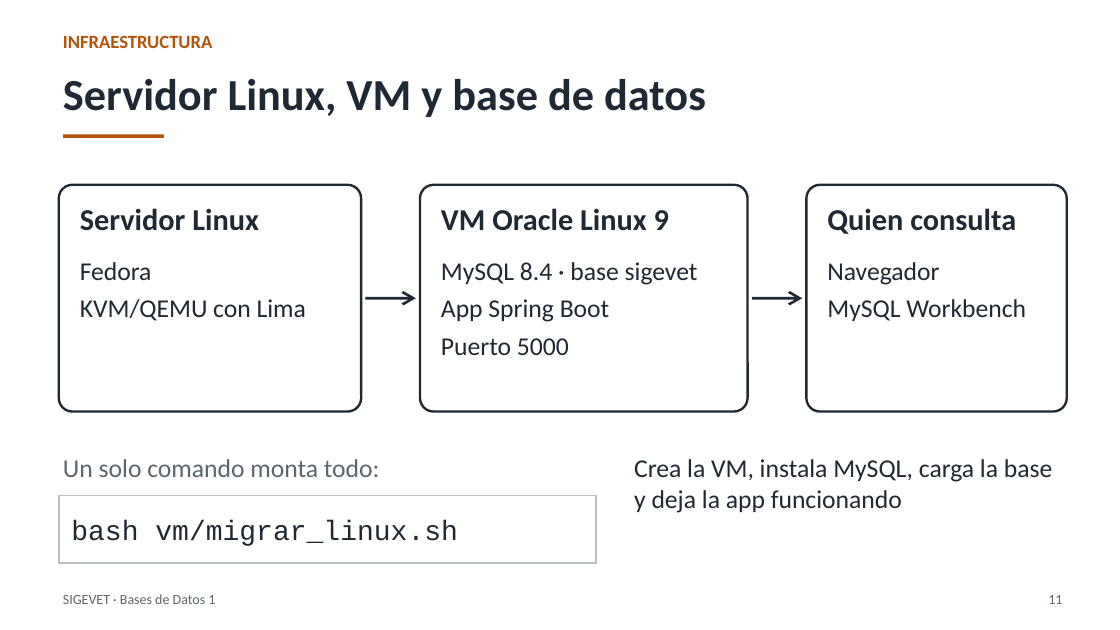
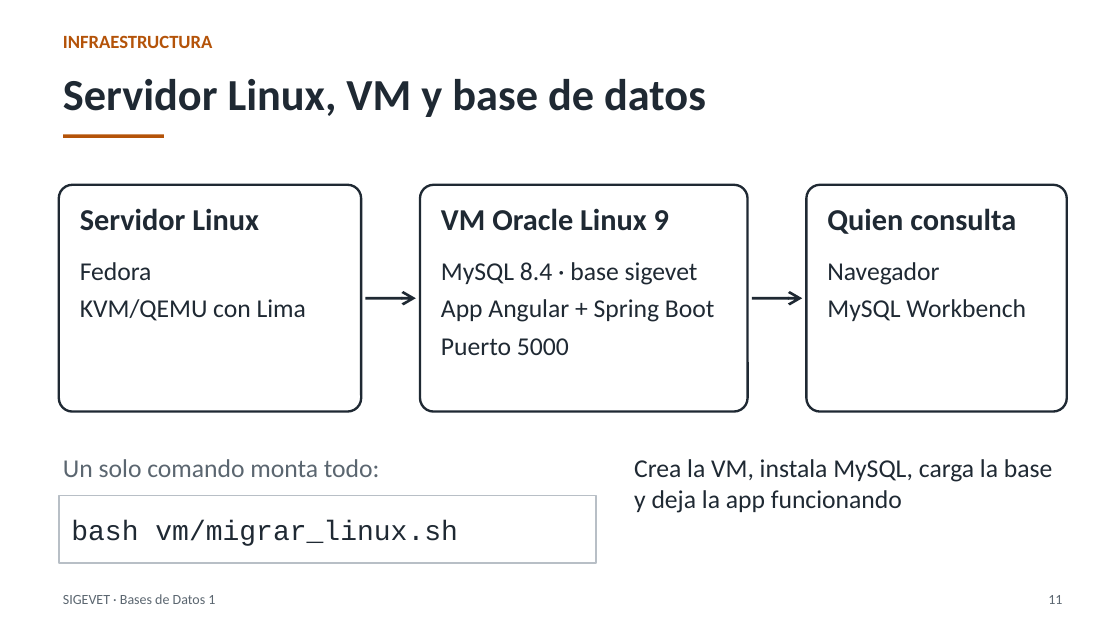
Before and after one commit to Estarlan/proyecto-bd1-sigevet, a slide deck: slide 11 of documentos/final/Presentacion_Sustentacion_SIGEVET.pptx. Drawn at 1120x630 pixels with LibreOffice and Linux fonts; fonts in the diff are those of the drawing. Boxes give left, top, right and bottom in pixels: in the first picture for what was removed or moved away, otherwise in the second. Text is boxed around its words. In the diff, an @@ line names an element or a change of style, - is before the commit and + after.

Commit message:
docs: diapositivas 11 a 13 con la app en Angular + API REST y el polimorfismo en JSON

```diff
--- a/documentos/final/Presentacion_Sustentacion_SIGEVET.pptx
+++ b/documentos/final/Presentacion_Sustentacion_SIGEVET.pptx
@@ text at (441,299,715,322): text changed @@
-App Spring Boot
+App Angular + Spring Boot
```
Also in this commit, not shown: 2 other slides changed.
